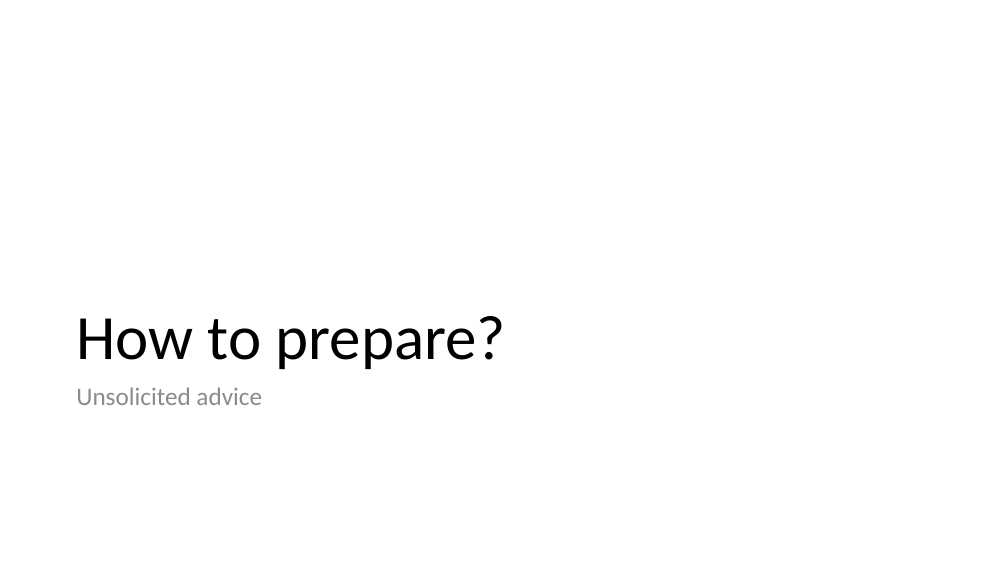
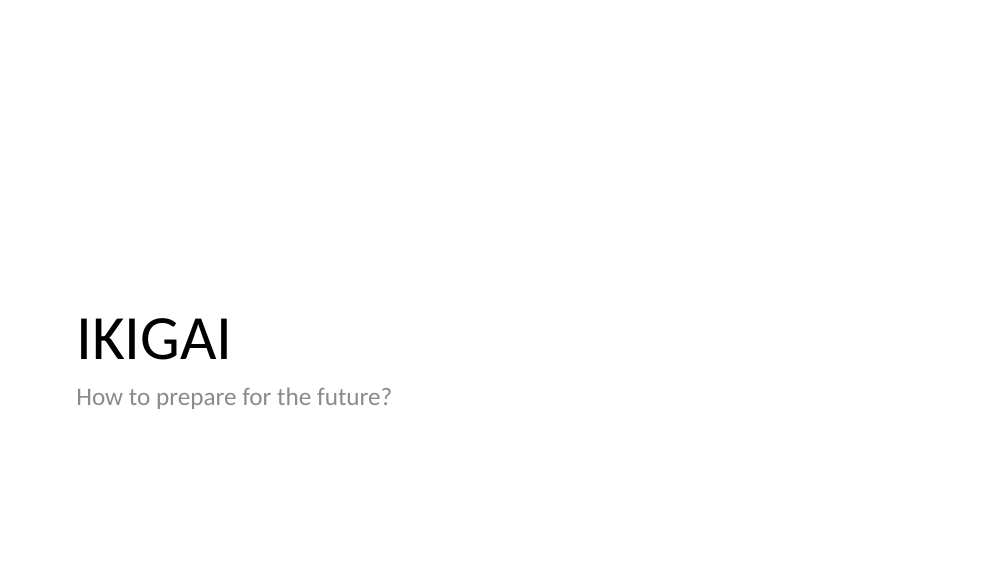
Before and after one commit to yogeshhk/Publications, a slide deck: slide 9 of Talk_EmergingTechnologies_MES_March13.pptx (slide 7 before the commit). Drawn at 1008x567 pixels with LibreOffice and Linux fonts; fonts in the diff are those of the drawing. Boxes give left, top, right and bottom in pixels: in the first picture for what was removed or moved away, otherwise in the second. Text is boxed around its words. In the diff, an @@ line names an element or a change of style, - is before the commit and + after.

```diff
--- a/Talk_EmergingTechnologies_MES_March13.pptx
+++ b/Talk_EmergingTechnologies_MES_March13.pptx
@@ title at (x1=76, y1=318, x2=232, y2=360): text changed @@
-How to prepare?
+IKIGAI
@@ text at (x1=76, y1=387, x2=392, y2=409): text changed @@
-Unsolicited advice
+How to prepare for the future?
```
Also in this commit, not shown: 3 other slides changed, 8 slides added, 1 slide removed, 1 other file.
